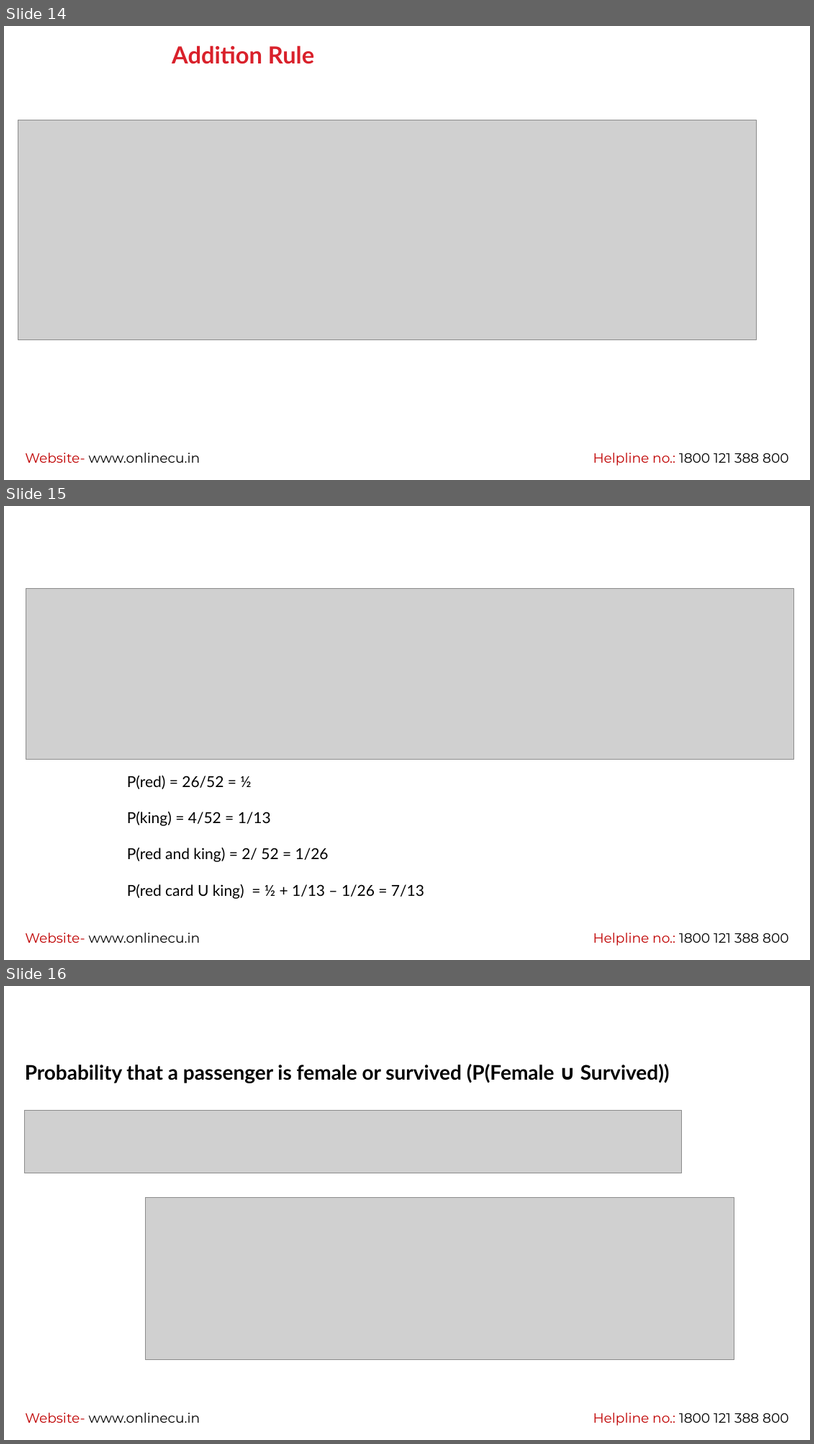
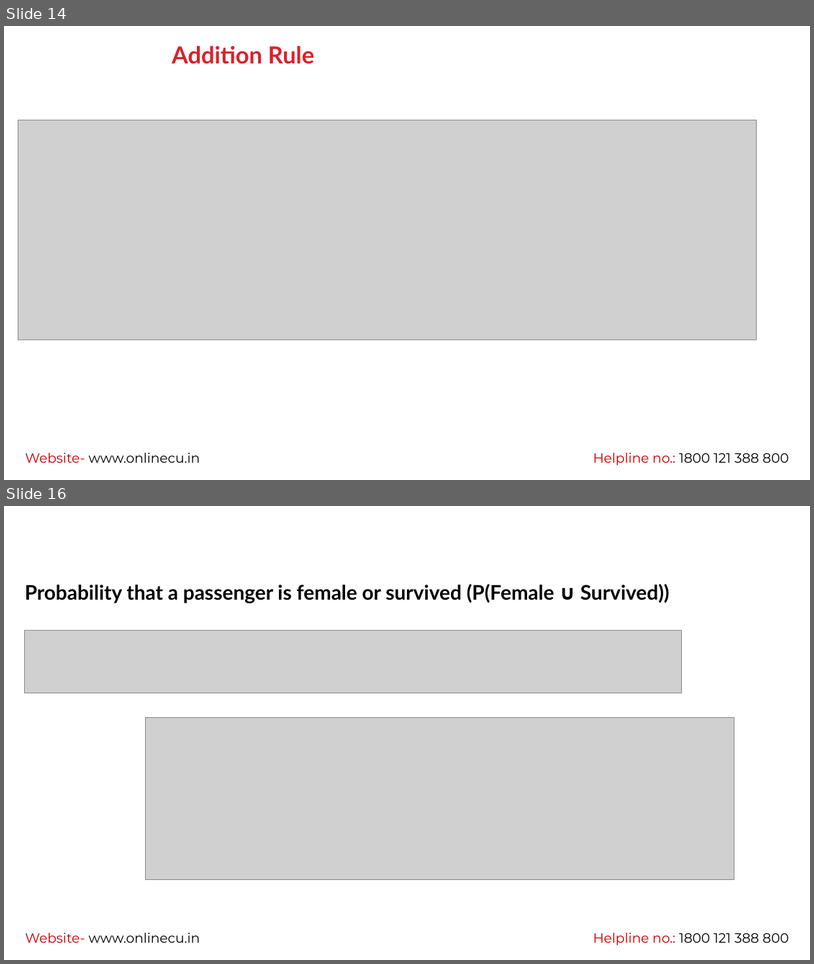
Before and after one commit to vikashkmd/CU-Feb-2026, a slide deck: Session 6 Probability Theory (1).pptx. Shown one above the other, each under a label of ours: slides 14, 15 and 16 before the commit, slides 14 and 16 after it; the slides between them are not shown. The pictures are 814x1444 and 814x964 pixels, drawn with LibreOffice and Linux fonts; fonts in the diff are those of the drawing; grey boxes stand for pictures; background and template pictures are left out. Boxes give left, top, right and bottom in pixels: in the first picture for what was removed or moved away, otherwise in the second. Text is boxed around its words. In the diff, an @@ line names an element or a change of style, - is before the commit and + after.

```diff
--- a/Session 6 Probability Theory (1).pptx
+++ b/Session 6 Probability Theory (1).pptx
@@ slide 15 removed at (x1=4, y1=506, x2=810, y2=960), background picture (left out); not listed: 2 template elements that a slide beside it also shows @@
@@ picture removed at (x1=26, y1=588, x2=795, y2=759) @@
@@ text removed at (x1=127, y1=775, x2=424, y2=898) @@
-P(red) = 26/52 = ½
-P(king) = 4/52 = 1/13
-P(red and king) = 2/ 52 = 1/26
-P(red card U king) = ½ + 1/13 – 1/26 = 7/13
```
Also in this commit, not shown: 6 slides changed, 7 slides added.
